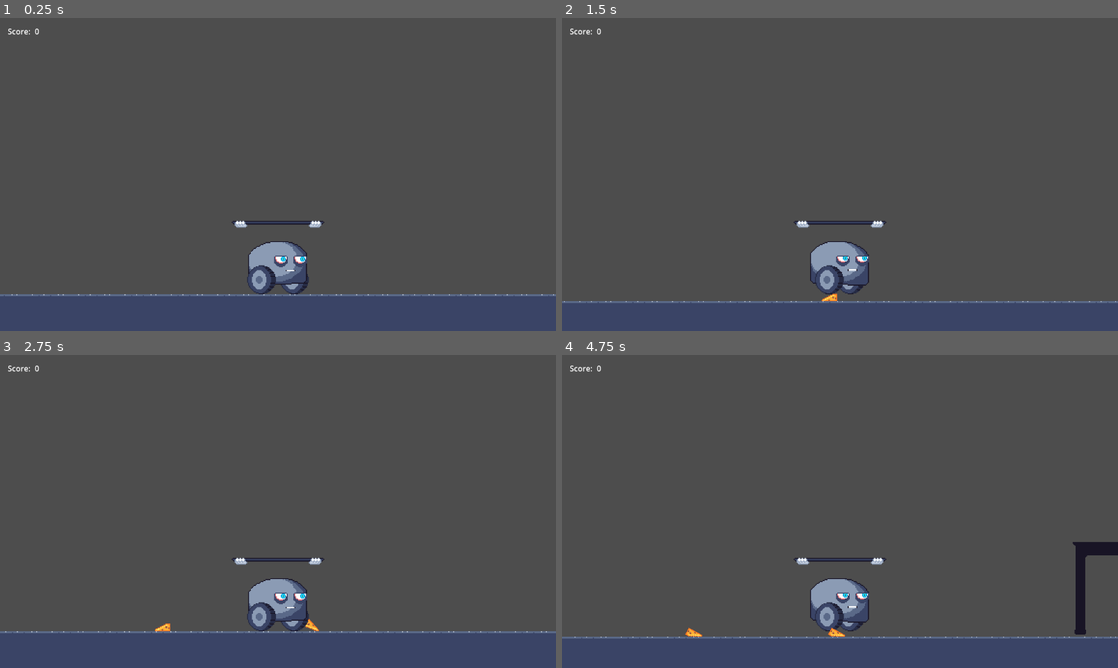
Above: before the commit, frames 1-4 (two rows, left to right).
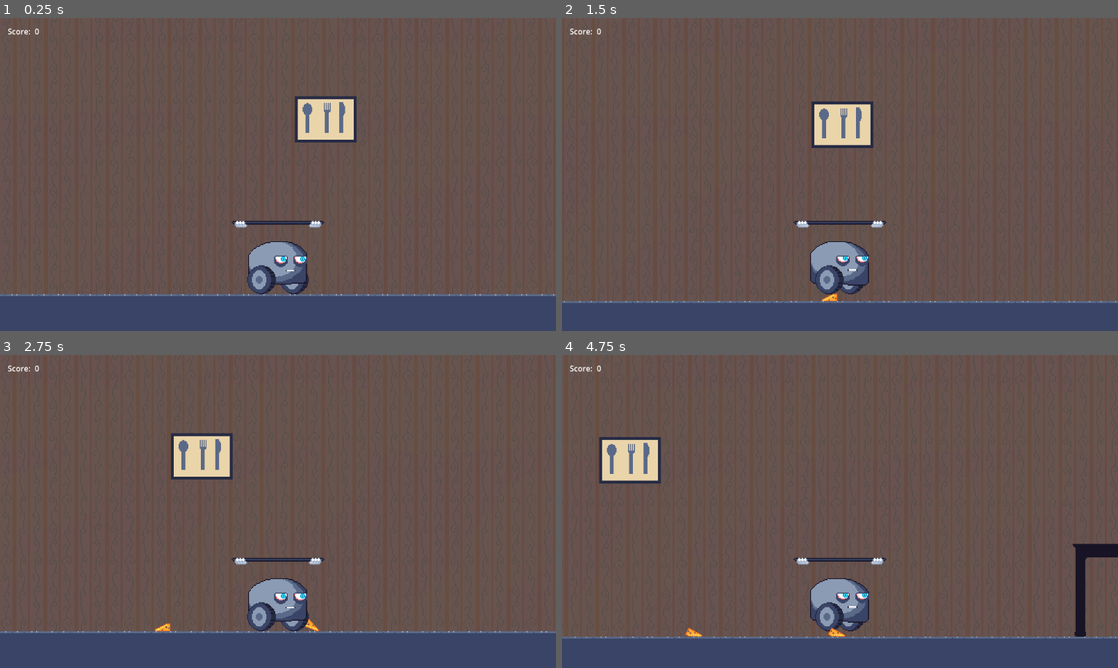
Above: after the commit, the same moments.

Repository: qntnt/alt_ctrl_jam
Game: Godot game, scene res://game_scene.tscn
Same seed, same stepped clock (60 frames per second), same inputs: the game is played once before the commit and once after it.
Inputs (mouse positions are in pixels of both pictures, inside the frame that each line leads up to):
- Up to frame 1 (0.25 s): no input
- Up to frame 2 (1.5 s): tap Enter at 0.5 s; move the mouse to (962, 158) at 0.52 s; hold Space (big_button) 0.53-1.25 s; click (962, 158) at 0.67 s; drag from (728, 190) to (812, 237) at 1.27 s
- Up to frame 3 (2.75 s): move the mouse to (333, 442) at 2.02 s; hold Space (big_button) from 2.03 s (still down); click (333, 442) at 2.17 s
- Up to frame 4 (4.75 s): release Space (big_button) at 2.75 s; drag from (812, 574) to (673, 464) at 2.77 s; move the mouse to (1006, 558) at 3.52 s; hold Space (big_button) 3.53-4.25 s; click (1006, 558) at 3.67 s; drag from (673, 464) to (840, 511) at 4.27 s

The runs differ from the first frame. In frame 1, 71% of the frame differs, in the area x 0-100%, y 0-89%; in frame 2, 73%, in the area x 0-100%, y 0-91%; in frame 3, 72%; in frame 4, 72%.

Commit message:
Add parallax background

Diff:
--- a/game_scene.tscn
+++ b/game_scene.tscn
@@ -1,7 +1,9 @@
-[gd_scene load_steps=5 format=3 uid="uid://d2ty70dw7r0c3"]
+[gd_scene load_steps=7 format=3 uid="uid://d2ty70dw7r0c3"]
 
 [ext_resource type="PackedScene" uid="uid://cxwycg2mqpk4x" path="res://nodes/robot/robot.tscn" id="1_bimp3"]
 [ext_resource type="Script" path="res://game_scene.gd" id="1_r4g1l"]
+[ext_resource type="Texture2D" uid="uid://dxrg8yainjyof" path="res://sprites/background/background.png" id="2_oft3s"]
+[ext_resource type="Texture2D" uid="uid://xwc7rtyathv5" path="res://sprites/portraits/portrait1.png" id="3_nng02"]
 [ext_resource type="Texture2D" uid="uid://dha252vifu5g2" path="res://sprites/floor/floor.png" id="7_cc41g"]
 
 [sub_resource type="WorldBoundaryShape2D" id="WorldBoundaryShape2D_kqn6a"]
@@ -9,6 +11,36 @@
 [node name="Game" type="Node2D" groups=["root"]]
 y_sort_enabled = true
 script = ExtResource("1_r4g1l")
+
+[node name="ParallaxBackground" type="Parallax2D" parent="."]
+z_index = -1000
+scroll_scale = Vector2(0.75, 0.75)
+repeat_size = Vector2(800, 450)
+repeat_times = 4
+
+[node name="Sprite2D" type="Sprite2D" parent="ParallaxBackground"]
+texture_repeat = 2
+texture = ExtResource("2_oft3s")
+region_enabled = true
+region_rect = Rect2(0, 0, 800, 450)
+
+[node name="ParallaxPortraits" type="Parallax2D" parent="."]
+z_index = -999
+scroll_scale = Vector2(0.75, 0.75)
+repeat_size = Vector2(1600, 0)
+
+[node name="Sprite2D" type="Sprite2D" parent="ParallaxPortraits"]
+position = Vector2(196, -69)
+texture = ExtResource("3_nng02")
+
+[node name="ParallaxFloor" type="Parallax2D" parent="."]
+repeat_size = Vector2(48, 0)
+repeat_times = 48
+
+[node name="TextureRect" type="TextureRect" parent="ParallaxFloor"]
+offset_right = 40.0
+offset_bottom = 40.0
+texture = ExtResource("7_cc41g")
 
 [node name="Floor" type="StaticBody2D" parent="."]
 collision_mask = 15
@@ -19,15 +51,6 @@
 [node name="Robot" parent="." instance=ExtResource("1_bimp3")]
 position = Vector2(0, -2)
 platform_on_leave = 2
-
-[node name="Parallax2D" type="Parallax2D" parent="."]
-repeat_size = Vector2(48, 0)
-repeat_times = 48
-
-[node name="TextureRect" type="TextureRect" parent="Parallax2D"]
-offset_right = 40.0
-offset_bottom = 40.0
-texture = ExtResource("7_cc41g")
 
 [node name="CanvasLayer" type="CanvasLayer" parent="."]
 
--- a/nodes/robot/robot.gd
+++ b/nodes/robot/robot.gd
@@ -28,7 +28,7 @@
 func _spawn_next_section() -> void:
 	var section = sections[_next_section_id].instantiate() as BaseSection
 	NodeLocator.get_game_node().add_child.call_deferred(section)
-	section.global_position = next_section_spawn_point.global_position
+	section.global_position.x = next_section_spawn_point.global_position.x
 	_next_section_id = section_transitions[_next_section_id].pick_random()
 	section.done.connect(_on_section_done)
 
Binary file added: sprites/background/background.aseprite
Binary file added: sprites/background/background.png
Not shown, added: sprites/background/background.png.import
Binary file added: sprites/portraits/portrait1.aseprite
Binary file added: sprites/portraits/portrait1.png
Not shown, added: sprites/portraits/portrait1.png.import
Not shown, changed: sprites/.DS_Store
